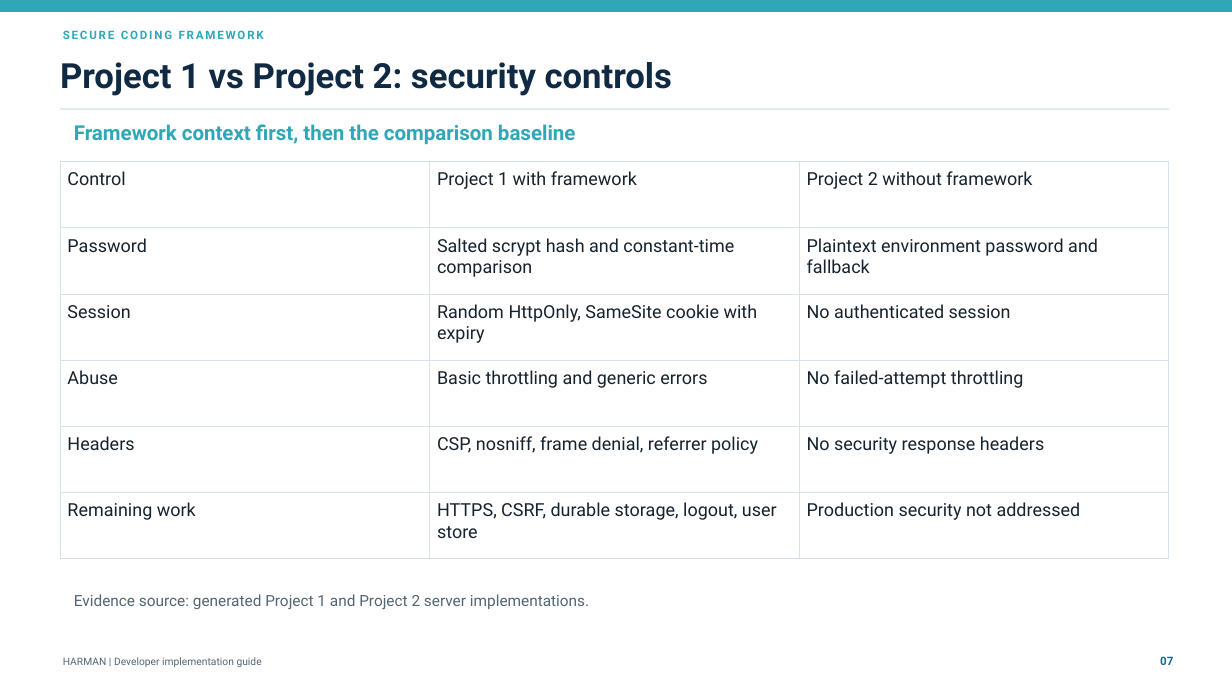
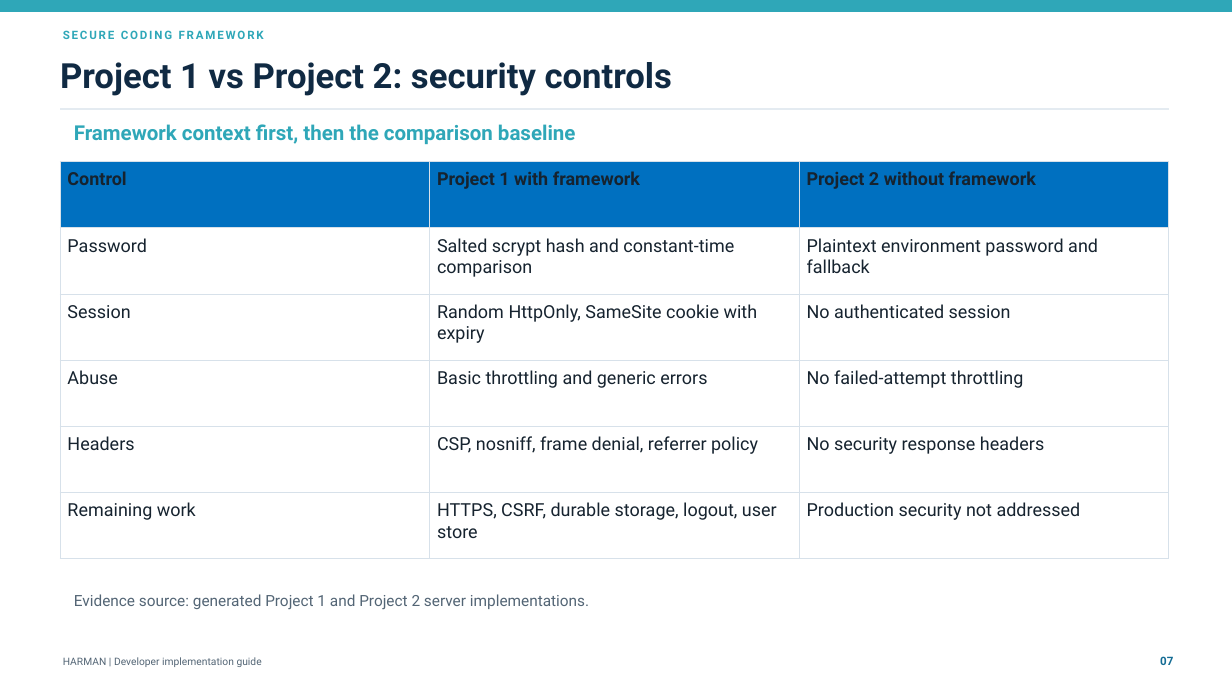
Before and after one commit to cyberintruder/VSCodePlugin-for-Securing-LLM-Prompts, a slide deck: slide 7 of docs/secure-coding-framework-developer-presentation-organized-v3.pptx. Drawn at 1232x693 pixels with LibreOffice and Linux fonts; fonts in the diff are those of the drawing. Boxes give left, top, right and bottom in pixels: in the first picture for what was removed or moved away, otherwise in the second. Text is boxed around its words. In the diff, an @@ line names an element or a change of style, - is before the commit and + after.

```diff
--- a/docs/secure-coding-framework-developer-presentation-organized-v3.pptx
+++ b/docs/secure-coding-framework-developer-presentation-organized-v3.pptx
@@ table at (60, 162, 1169, 559) @@
@@ fill none to #0070C0 in row 1 @@
@@ bold on in "Control", "Project 1 with framework", "Project 2 without framework" @@
```
Also in this commit, not shown: 3 other slides changed, 2 other files.
